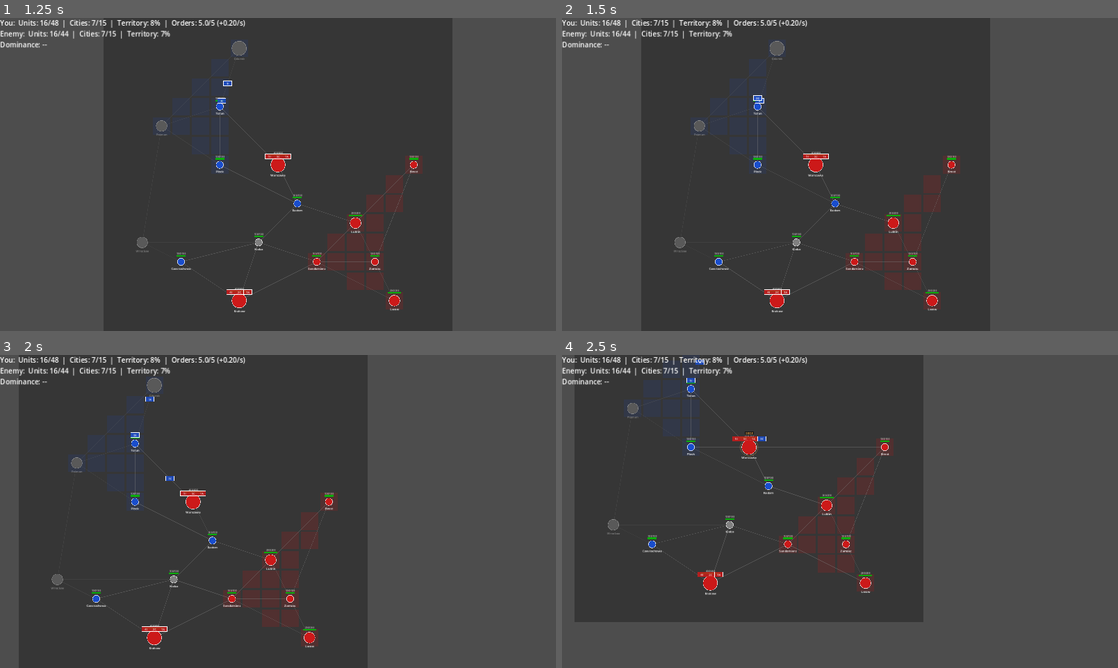
Above: before the commit, frames 1-4 (two rows, left to right).
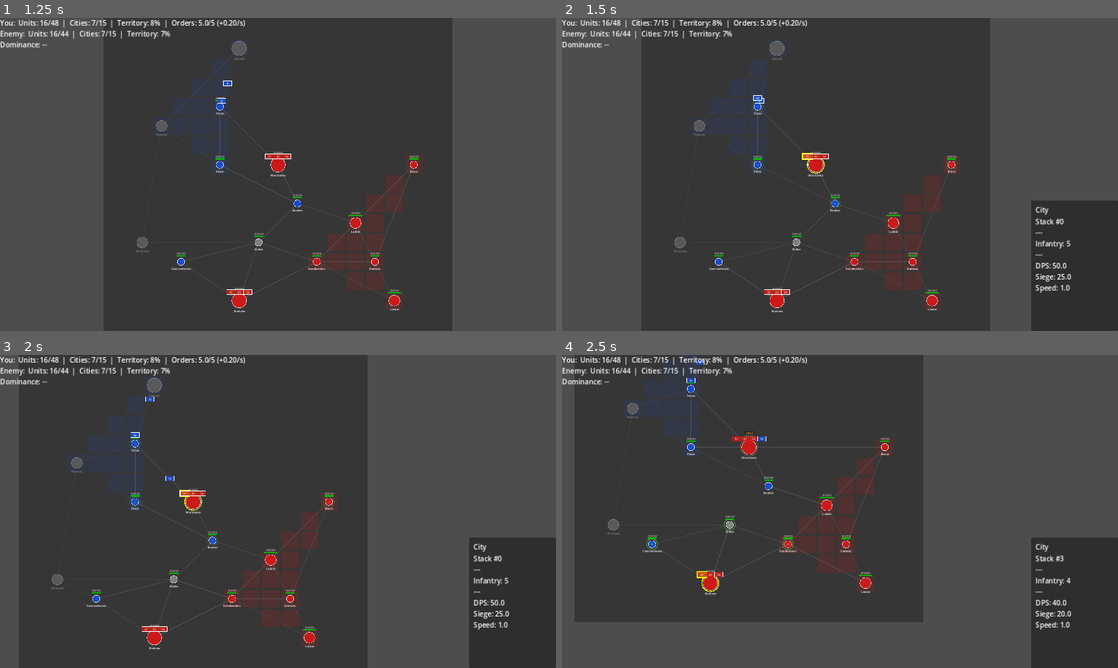
Above: after the commit, the same moments.

Repository: Ztein/Ashes-of-the-Vistula
Game: Godot game, scene res://scenes/main.tscn
Same seed, same stepped clock (60 frames per second), same inputs: the game is played once before the commit and once after it.
Inputs (mouse positions are in pixels of both pictures, inside the frame that each line leads up to):
- Up to frame 1 (1.25 s): click "Start Game" at 0.5 s
- Up to frame 2 (1.5 s): tap Enter at 1.25 s; move the mouse to (840, 165) at 1.27 s; hold Right (ui_right) from 1.28 s (still down); tap F at 1.35 s; click (840, 165) at 1.42 s
- Up to frame 3 (2 s): keep holding Right (ui_right)
- Up to frame 4 (2.5 s): move the mouse to (717, 636) at 2.02 s; release Right (ui_right) at 2.03 s; hold Down (ui_down) from 2.03 s (still down); tap G at 2.1 s; click (717, 636) at 2.17 s

Frame 1 is identical in both runs. In frame 2, 6.4% of the frame differs, in the area x 34-100%, y 26-100%; in frame 3, 6.4%; in frame 4, 6.4%, in the area x 15-100%, y 52-100%.

Commit message:
feat: right-click to move — eliminate input ambiguity
Replace the broken left-click-to-move system with the RTS standard:
- Left-click = select/inspect only (never issues commands)
- Right-click = move selected stack to nearest city
- Remove Area2D click handling entirely; use nearest-city targeting
- Remove deferred deselect hack (_pending_deselect)
- Add get_nearest_city() and get_stack_at() query methods to hex_map
- Show "Right-click" hint label on hovered valid destinations

All 183 tests pass.

Co-Authored-By: Claude Opus 4.6 <noreply@anthropic.com>

Diff:
--- a/scenes/game/game.gd
+++ b/scenes/game/game.gd
@@ -17,7 +17,6 @@
 var _camera_speed: float = 400.0
 var _map_bounds: Rect2 = Rect2()  # Bounding box of all cities (with padding)
 var _paused: bool = false
-var _pending_deselect: bool = false
 
 @onready var _hex_map: Node2D = $HexMap
 @onready var _camera: Camera2D = $Camera2D
@@ -60,10 +59,6 @@
 	_game_state.initialize(_map_data, _scenario_data, _balance)
 
 	_hex_map.setup(_game_state, _map_data, _scenario_data)
-	_hex_map.city_clicked.connect(_on_city_clicked)
-	_hex_map.stack_clicked.connect(_on_stack_clicked)
-	_hex_map.stack_double_clicked.connect(_on_stack_double_clicked)
-	_hex_map.right_clicked.connect(_on_right_clicked)
 
 	_game_state.city_captured.connect(_on_city_captured)
 	_game_state.siege_started.connect(_on_siege_started)
@@ -89,7 +84,6 @@
 	_tick_count = 0
 	_selected_city_id = -1
 	_selected_stack_id = -1
-	_pending_deselect = false
 
 	# Fit camera to show all cities
 	_fit_camera_to_map()
@@ -99,12 +93,6 @@
 func _process(delta: float) -> void:
 	if _game_state == null:
 		return
-
-	# Deferred deselect: if _unhandled_input set the flag and no city/stack
-	# click cleared it, deselect now (click was on empty space).
-	if _pending_deselect:
-		_deselect_all()
-		_pending_deselect = false
 
 	_handle_camera(delta)
 
@@ -193,19 +181,20 @@
 	if _game_state == null:
 		return
 
-	# Mouse input
+	# Mouse input — all click handling is here (no Area2D click signals)
 	if event is InputEventMouseButton and event.pressed:
-		if event.button_index == MOUSE_BUTTON_WHEEL_UP:
-			_camera.zoom = Vector2.ONE * clampf(_camera.zoom.x * 1.1, 0.3, 3.0)
-		elif event.button_index == MOUSE_BUTTON_WHEEL_DOWN:
-			_camera.zoom = Vector2.ONE * clampf(_camera.zoom.x * 0.9, 0.3, 3.0)
-		elif event.button_index == MOUSE_BUTTON_RIGHT:
-			_deselect_all()
-		elif event.button_index == MOUSE_BUTTON_LEFT:
-			# Defer deselect: Area2D physics picking runs after _unhandled_input.
-			# If a city/stack click fires, it clears this flag. Otherwise,
-			# _process will deselect (click was on empty space).
-			_pending_deselect = true
+		match event.button_index:
+			MOUSE_BUTTON_LEFT:
+				if event.double_click:
+					_handle_double_click()
+				else:
+					_handle_left_click()
+			MOUSE_BUTTON_RIGHT:
+				_handle_right_click()
+			MOUSE_BUTTON_WHEEL_UP:
+				_camera.zoom = Vector2.ONE * clampf(_camera.zoom.x * 1.1, 0.3, 3.0)
+			MOUSE_BUTTON_WHEEL_DOWN:
+				_camera.zoom = Vector2.ONE * clampf(_camera.zoom.x * 0.9, 0.3, 3.0)
 
 	# Keyboard commands
 	if event is InputEventKey and event.pressed and not event.echo:
@@ -230,86 +219,83 @@
 var _selected_stack_id: int = -1
 
 
-func _on_city_clicked(city_id: int) -> void:
-	_pending_deselect = false
-	if _game_state == null or _game_state.is_game_over() or _paused:
-		return
-
-	# If a stack is selected and we click a different city, try to move
-	if _selected_stack_id >= 0 and city_id != _selected_city_id:
-		var stack := _game_state.get_stack(_selected_stack_id)
-		if stack != null and not stack.is_moving:
-			var result := _game_state.submit_command({
-				"type": "move_stack",
-				"player_id": PLAYER_ID,
-				"stack_id": _selected_stack_id,
-				"target_city_id": city_id,
-			})
-			if result:
+func _handle_left_click() -> void:
+	## Left-click = select/inspect only. Never issues move commands.
+	if _game_state.is_game_over() or _paused:
+		return
+	var mouse_local := _hex_map.get_local_mouse_position()
+
+	# Priority 1: check if clicking a stack indicator
+	var stack_hit: Dictionary = _hex_map.get_stack_at(mouse_local)
+	if not stack_hit.is_empty():
+		var stack := _game_state.get_stack(stack_hit["stack_id"])
+		if stack != null and not stack.is_empty() and stack.owner_id == PLAYER_ID:
+			# Toggle: clicking already-selected stack deselects
+			if _selected_stack_id == stack_hit["stack_id"]:
 				_deselect_all()
-				_hex_map.queue_redraw()
 				return
-		# Move failed (not adjacent, pinned, no orders) — do nothing
-		return
-
-	# Clicking the same city with a stack selected — deselect
-	if city_id == _selected_city_id and _selected_stack_id >= 0:
-		_deselect_all()
-		return
-
-	# No stack selected — show city info only, no stack auto-selection
+			_selected_city_id = stack_hit["city_id"]
+			_selected_stack_id = stack_hit["stack_id"]
+			_hex_map.set_selection(_selected_city_id, _selected_stack_id)
+			_hex_map.queue_redraw()
+			_update_stack_info()
+			_update_combat_info()
+			_update_move_destinations()
+			return
+
+	# Priority 2: find nearest city
+	var city_id: int = _hex_map.get_nearest_city(mouse_local)
+	if city_id < 0:
+		_deselect_all()  # Clicked empty space far from any city
+		return
+
+	# Select the city and auto-select first own stack there
 	_selected_city_id = city_id
 	_selected_stack_id = -1
-	_hex_map.set_selection(_selected_city_id, -1)
+	var own_stacks := _game_state.get_stacks_at_city(PLAYER_ID, city_id)
+	if own_stacks.size() > 0:
+		_selected_stack_id = (own_stacks[0] as UnitStack).id
+	_hex_map.set_selection(_selected_city_id, _selected_stack_id)
 	_hex_map.set_move_destinations([])
-	_hex_map.queue_redraw()
-	_update_stack_info()
-	_update_combat_info()
-
-
-func _on_stack_clicked(stack_id: int, city_id: int) -> void:
-	_pending_deselect = false
-	if _game_state == null or _game_state.is_game_over() or _paused:
-		return
-
-	# If we already have a stack selected at a different city, treat as move
-	if _selected_stack_id >= 0 and city_id != _selected_city_id:
-		_on_city_clicked(city_id)
-		return
-
-	var stack := _game_state.get_stack(stack_id)
-	if stack == null or stack.is_empty():
-		return
-
-	# Only allow selecting own stacks
-	if stack.owner_id != PLAYER_ID:
-		return
-
-	# Toggle: clicking already-selected stack deselects
-	if _selected_stack_id == stack_id:
-		_deselect_all()
-		return
-
-	# Select this specific stack
-	_selected_city_id = city_id
-	_selected_stack_id = stack_id
-	_hex_map.set_selection(_selected_city_id, _selected_stack_id)
 	_hex_map.queue_redraw()
 	_update_stack_info()
 	_update_combat_info()
 	_update_move_destinations()
 
 
-func _on_stack_double_clicked(city_id: int) -> void:
-	if _game_state == null or _game_state.is_game_over() or _paused:
-		return
-	# Double-click on a city halves the currently selected stack
-	if _selected_stack_id >= 0 and _selected_city_id == city_id:
+func _handle_right_click() -> void:
+	## Right-click = move command only. Never changes selection.
+	if _game_state.is_game_over() or _paused:
+		return
+	if _selected_stack_id < 0:
+		return  # Nothing selected, right-click does nothing
+
+	var mouse_local := _hex_map.get_local_mouse_position()
+	var city_id: int = _hex_map.get_nearest_city(mouse_local)
+	if city_id < 0 or city_id == _selected_city_id:
+		return  # Clicked same city or empty space
+
+	var stack := _game_state.get_stack(_selected_stack_id)
+	if stack == null or stack.is_moving:
+		return
+
+	var result := _game_state.submit_command({
+		"type": "move_stack",
+		"player_id": PLAYER_ID,
+		"stack_id": _selected_stack_id,
+		"target_city_id": city_id,
+	})
+	if result:
+		_deselect_all()
+		_hex_map.queue_redraw()
+
+
+func _handle_double_click() -> void:
+	## Double-click = split the selected stack.
+	if _game_state.is_game_over() or _paused:
+		return
+	if _selected_stack_id >= 0:
 		_try_split()
-
-
-func _on_right_clicked() -> void:
-	_deselect_all()
 
 
 func _clear_stale_selection() -> void:
@@ -506,14 +492,7 @@
 			_game_state.production_completed.disconnect(_on_production_completed)
 		if _game_state.stack_arrived.is_connected(_on_stack_arrived):
 			_game_state.stack_arrived.disconnect(_on_stack_arrived)
-	if _hex_map.city_clicked.is_connected(_on_city_clicked):
-		_hex_map.city_clicked.disconnect(_on_city_clicked)
-	if _hex_map.stack_clicked.is_connected(_on_stack_clicked):
-		_hex_map.stack_clicked.disconnect(_on_stack_clicked)
-	if _hex_map.stack_double_clicked.is_connected(_on_stack_double_clicked):
-		_hex_map.stack_double_clicked.disconnect(_on_stack_double_clicked)
-	if _hex_map.right_clicked.is_connected(_on_right_clicked):
-		_hex_map.right_clicked.disconnect(_on_right_clicked)
+	# No hex_map click signal disconnections needed — all click handling is in _unhandled_input
 
 	# Clear hex map children (click areas)
 	for child in _hex_map.get_children():
--- a/scenes/map/hex_map.gd
+++ b/scenes/map/hex_map.gd
@@ -2,10 +2,7 @@
 ## Renders the game map: adjacency lines, territory overlay, cities, stacks,
 ## combat indicators (siege/battle), and fog of war.
 
-signal city_clicked(city_id: int)
-signal stack_clicked(stack_id: int, city_id: int)
-signal stack_double_clicked(city_id: int)
-signal right_clicked()
+signal right_clicked()  # kept for compatibility but unused in new input model
 
 const HEX_SCALE: float = 64.0
 const CITY_SIZES := {"hamlet": 12.0, "village": 18.0, "major_city": 24.0}
@@ -61,48 +58,43 @@
 
 
 func _create_city_click_areas() -> void:
+	## Area2D nodes for hover detection only — all click handling is in game.gd.
 	for city in _game_state.get_all_cities():
 		var area := Area2D.new()
 		area.position = _city_positions[city.id]
 		area.input_pickable = true
 		var shape := CollisionShape2D.new()
 		var circle := CircleShape2D.new()
-		circle.radius = CITY_SIZES.get(city.tier, 12.0) + 24.0  # Large enough to cover stack indicators at y=-28
+		circle.radius = CITY_SIZES.get(city.tier, 12.0) + 24.0
 		shape.shape = circle
 		area.add_child(shape)
-		area.input_event.connect(_on_area_input.bind(city.id))
+		# Hover only — no click handling here
 		area.mouse_entered.connect(_on_area_hover_enter.bind(city.id))
 		area.mouse_exited.connect(_on_area_hover_exit.bind(city.id))
 		add_child(area)
 
 
-func _on_area_input(_viewport: Node, event: InputEvent, _shape_idx: int, city_id: int) -> void:
-	if event is InputEventMouseButton and event.pressed:
-		if event.button_index == MOUSE_BUTTON_LEFT:
-			if event.double_click:
-				stack_double_clicked.emit(city_id)
-			else:
-				# Check if click is on a specific stack indicator
-				var mouse_local: Vector2 = get_local_mouse_position()
-				var hit_stack_id: int = _hit_test_stack(mouse_local, city_id)
-				if hit_stack_id >= 0:
-					stack_clicked.emit(hit_stack_id, city_id)
-				else:
-					city_clicked.emit(city_id)
-		elif event.button_index == MOUSE_BUTTON_RIGHT:
-			right_clicked.emit()
-
-
-func _hit_test_stack(mouse_pos: Vector2, city_id: int) -> int:
-	## Check if mouse_pos (in local coords) hits a stack indicator at this city.
-	## Returns stack_id if hit, -1 otherwise.
+func get_nearest_city(local_pos: Vector2, max_distance: float = 100.0) -> int:
+	## Returns the city_id of the nearest city within max_distance, or -1.
+	var best_id: int = -1
+	var best_dist: float = max_distance
+	for city_id in _city_positions:
+		var dist: float = local_pos.distance_to(_city_positions[city_id])
+		if dist < best_dist:
+			best_dist = dist
+			best_id = int(city_id)
+	return best_id
+
+
+func get_stack_at(local_pos: Vector2) -> Dictionary:
+	## Check if local_pos hits any cached stack indicator rect.
+	## Returns {"stack_id": int, "city_id": int} or empty dict.
 	for stack_id in _stack_indicators:
 		var info: Dictionary = _stack_indicators[stack_id]
-		if int(info["city_id"]) == city_id:
-			var rect: Rect2 = info["rect"] as Rect2
-			if rect.has_point(mouse_pos):
-				return int(stack_id)
-	return -1
+		var rect: Rect2 = info["rect"] as Rect2
+		if rect.has_point(local_pos):
+			return {"stack_id": int(stack_id), "city_id": int(info["city_id"])}
+	return {}
 
 
 func _on_area_hover_enter(city_id: int) -> void:
@@ -395,7 +387,8 @@
 
 
 func _draw_move_preview_line() -> void:
-	## Draw a line from the selected stack to the hovered destination city.
+	## Draw a line from the selected stack to the hovered destination city,
+	## plus a "Right-click to move" hint label.
 	if _selected_stack_id < 0 or _hovered_city_id < 0:
 		return
 	if _hovered_city_id == _selected_city_id:
@@ -406,8 +399,8 @@
 	if not _stack_indicators.has(_selected_stack_id):
 		return
 
-	var stack_info: Dictionary = _stack_indicators[_selected_stack_id]
-	var stack_rect: Rect2 = stack_info["rect"] as Rect2
+	var stack_info_dict: Dictionary = _stack_indicators[_selected_stack_id]
+	var stack_rect: Rect2 = stack_info_dict["rect"] as Rect2
 	var from_pos: Vector2 = stack_rect.get_center()
 	var to_pos: Vector2 = _city_positions.get(_hovered_city_id, Vector2.ZERO)
 
@@ -424,6 +417,14 @@
 	var arrow_a: Vector2 = arrow_tip - dir * arrow_size + perp * arrow_size * 0.5
 	var arrow_b: Vector2 = arrow_tip - dir * arrow_size - perp * arrow_size * 0.5
 	draw_colored_polygon(PackedVector2Array([arrow_tip, arrow_a, arrow_b]), line_color)
+
+	# "Right-click" hint label near the destination
+	var font := ThemeDB.fallback_font
+	var hint_text := "Right-click"
+	var hint_size := font.get_string_size(hint_text, HORIZONTAL_ALIGNMENT_LEFT, -1, 9)
+	var hint_pos: Vector2 = to_pos + Vector2(-hint_size.x / 2.0, 28)
+	draw_rect(Rect2(hint_pos + Vector2(-3, -10), Vector2(hint_size.x + 6, 14)), Color(0.0, 0.0, 0.0, 0.7))
+	draw_string(font, hint_pos, hint_text, HORIZONTAL_ALIGNMENT_LEFT, -1, 9, Color(0.3, 1.0, 0.3, 0.9))
 
 
 # --- Stacks ---
